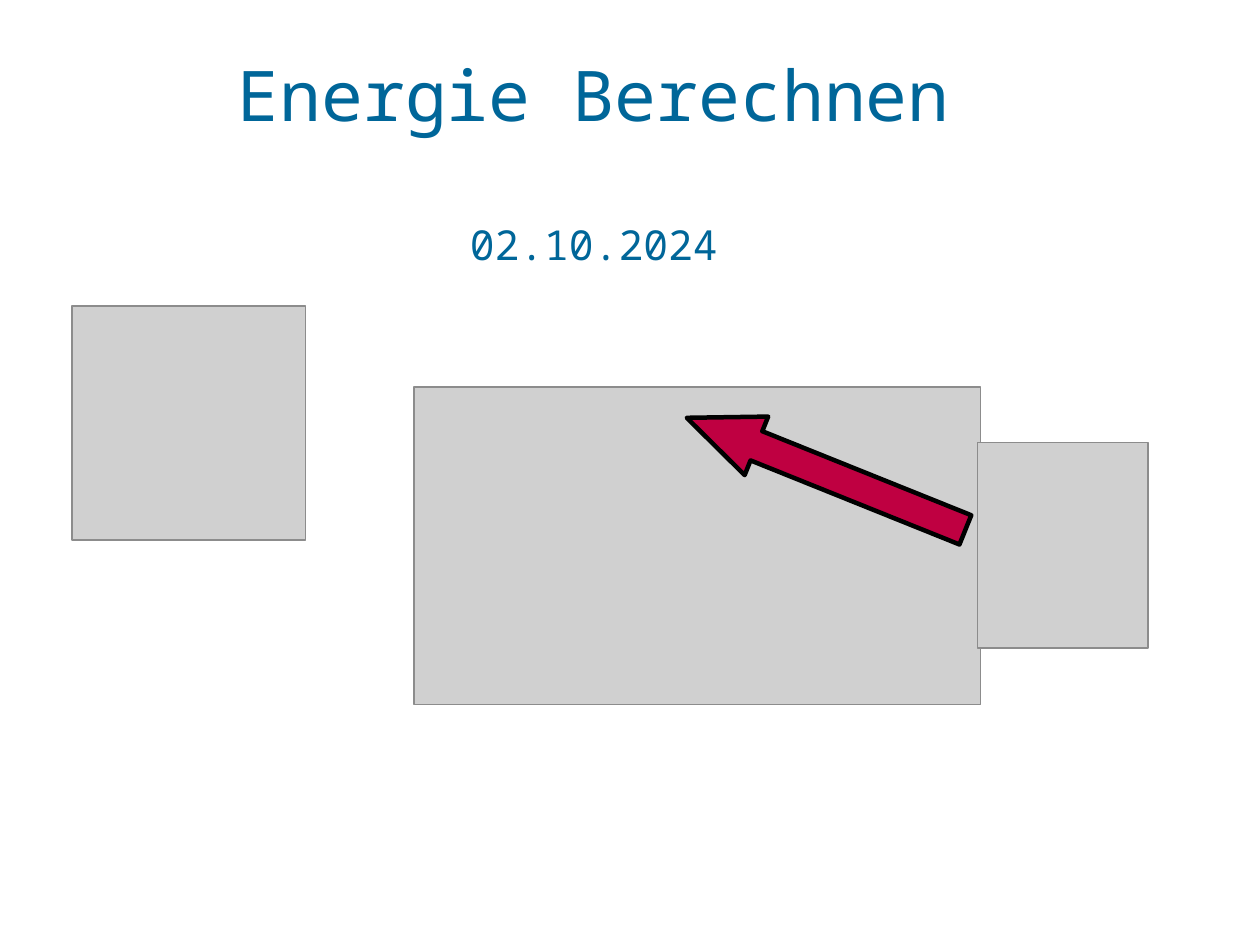
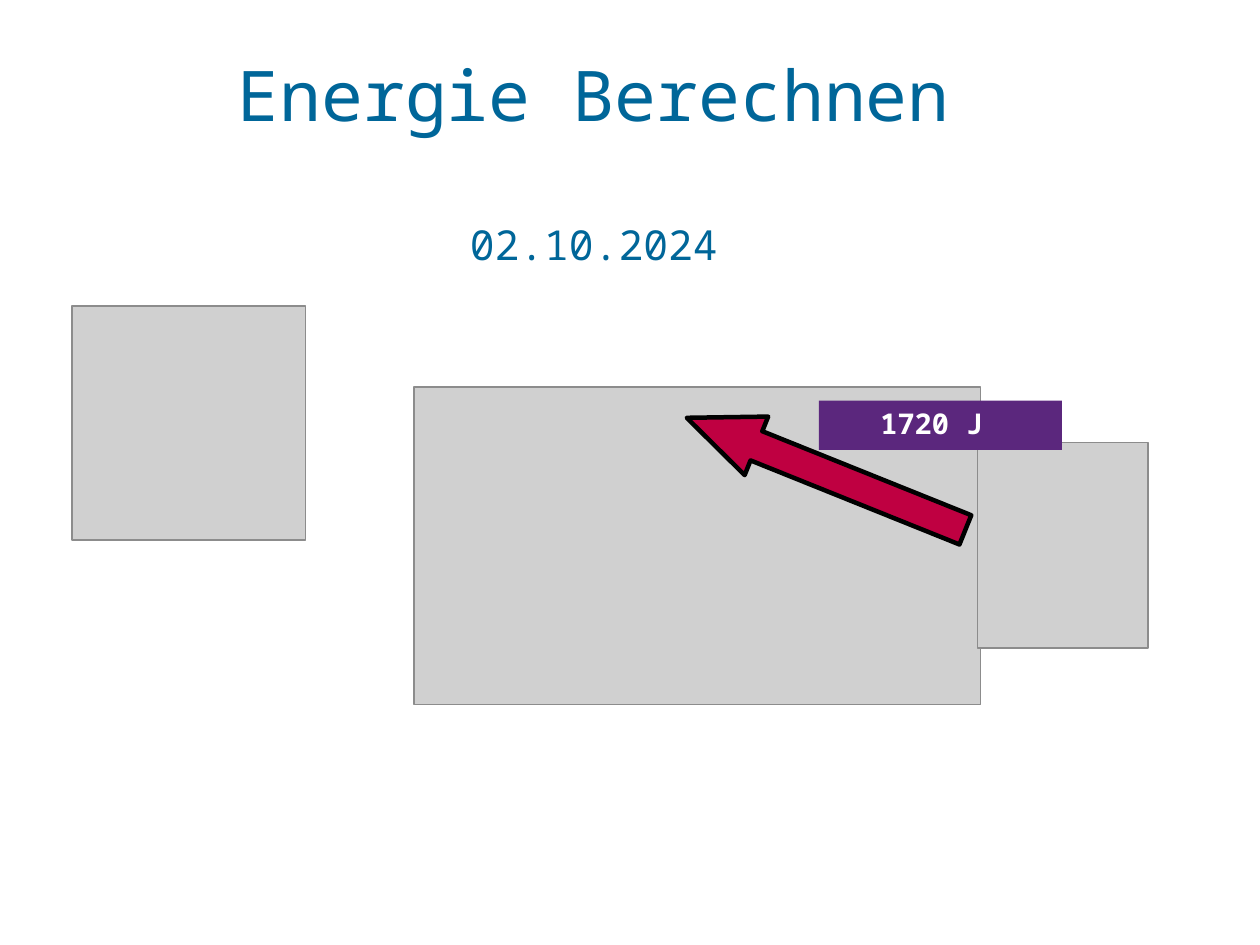
Before and after one commit to bearums/teaching, a slide deck: slide 1 of B5/physik/D12/Energie/formeln/Pres.odp. Drawn at 1260x945 pixels with LibreOffice and Linux fonts; fonts in the diff are those of the drawing; grey boxes stand for pictures; background and template pictures are left out. Boxes give left, top, right and bottom in pixels: in the first picture for what was removed or moved away, otherwise in the second. Text is boxed around its words. In the diff, an @@ line names an element or a change of style, - is before the commit and + after.

Commit message:
energie formeln

```diff
--- a/B5/physik/D12/Energie/formeln/Pres.odp
+++ b/B5/physik/D12/Energie/formeln/Pres.odp
@@ rectangle added at (820, 400, 1063, 449), fill #5B277D, 18 pt, text #FFFFFF, bold @@
+1720 J
```
Also in this commit, not shown: 2 other slides changed, 5 slides added, 1 slide removed, 15 other files.
